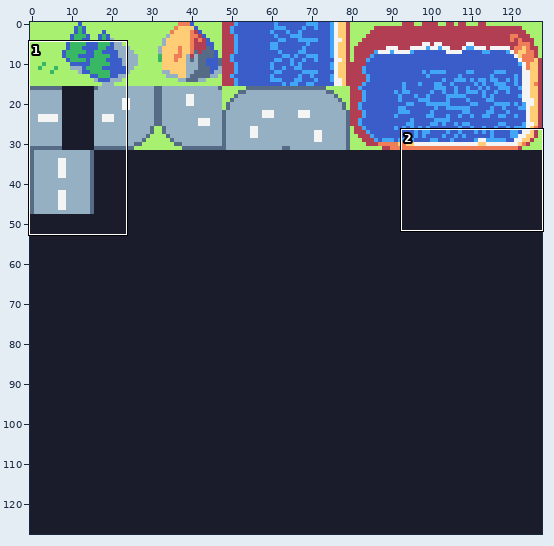
Edited in one commit: sprite sheet (TICWars/tiles.png). Above: a wide view before the commit, with the close-up outlined.
Close-up. Before the commit:
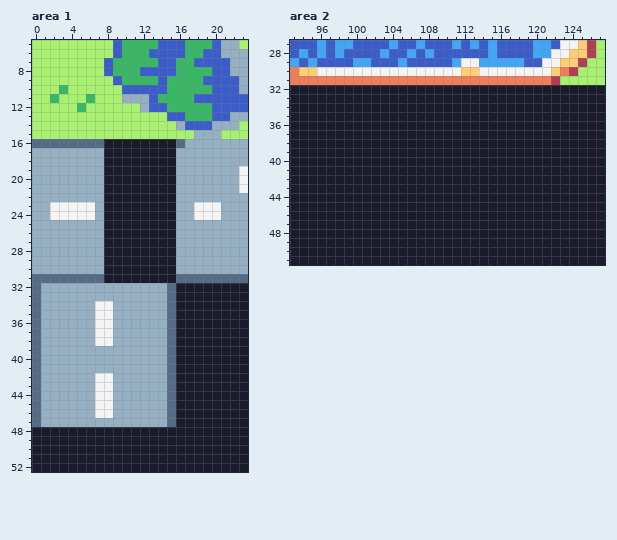
The file is 128x128 pixels. Shown: area 1: x 0..23, y 5..52; area 2: x 93..127, y 27..51. The commit also changed other parts of the picture, which this record leaves out.
The result:
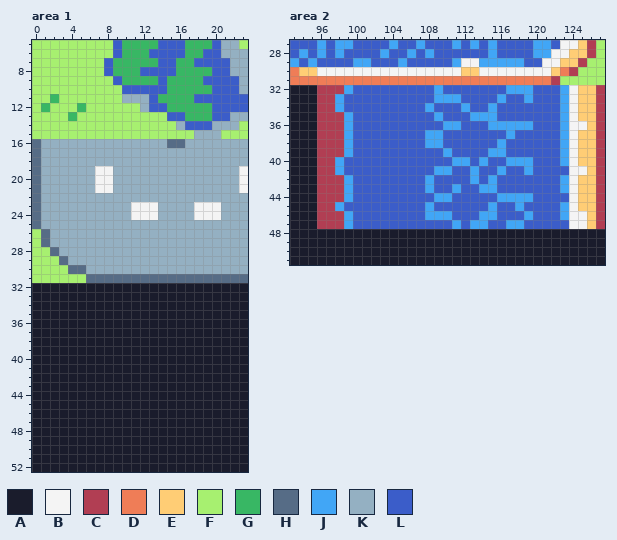
Palette (. is transparent): A #1a1c2c  B #f4f4f4  C #b13e53  D #ef7d57  E #ffcd75  F #a7f070  G #38b764  H #566c86  J #41a6f6  K #94b0c2  L #3b5dc9
Edits made:
--- area 1
@@ x 0..23 @@
  9 FFFFFFFFFLGGGGLGGGGLLLLK
-10 FFFGFFFFFFLLLLLGGGGGLLLK
-11 FFGFFFGFFFKKKLGGGGLLLLLL
-12 FFFFFGFFFFFFKLLGGGGGLLLL
-13 FFFFFFFFFFFFFFFLLGGGLLKK
+10 FFFFFFFFFFLLLLLGGGGGLLLK
+11 FFGFFFFFFFKKKLGGGGLLLLLL
+12 FGFFFGFFFFFFKLLGGGGGLLLL
+13 FFFFGFFFFFFFFFFLLGGGLLKK
 14 FFFFFFFFFFFFFFFFKLLLKKKF
 15 FFFFFFFFFFFFFFFFFFKKKFFF
-16 HHHHHHHHAAAAAAAAHKKKKKKK
-17 KKKKKKKKAAAAAAAAKKKKKKKK
-18 KKKKKKKKAAAAAAAAKKKKKKKK
-19 KKKKKKKKAAAAAAAAKKKKKKKB
-20 KKKKKKKKAAAAAAAAKKKKKKKB
-21 KKKKKKKKAAAAAAAAKKKKKKKB
-22 KKKKKKKKAAAAAAAAKKKKKKKK
-23 KKBBBBBKAAAAAAAAKKBBBKKK
-24 KKBBBBBKAAAAAAAAKKBBBKKK
-25 KKKKKKKKAAAAAAAAKKKKKKKK
-26 KKKKKKKKAAAAAAAAKKKKKKKK
-27 KKKKKKKKAAAAAAAAKKKKKKKK
-28 KKKKKKKKAAAAAAAAKKKKKKKK
-29 KKKKKKKKAAAAAAAAKKKKKKKK
-30 KKKKKKKKAAAAAAAAKKKKKKKK
-31 HHHHHHHHAAAAAAAAHHHHHHHH
-32 HKKKKKKKKKKKKKKHAAAAAAAA
-33 HKKKKKKKKKKKKKKHAAAAAAAA
-34 HKKKKKKBBKKKKKKHAAAAAAAA
-35 HKKKKKKBBKKKKKKHAAAAAAAA
-36 HKKKKKKBBKKKKKKHAAAAAAAA
-37 HKKKKKKBBKKKKKKHAAAAAAAA
-38 HKKKKKKBBKKKKKKHAAAAAAAA
-39 HKKKKKKKKKKKKKKHAAAAAAAA
-40 HKKKKKKKKKKKKKKHAAAAAAAA
-41 HKKKKKKKKKKKKKKHAAAAAAAA
-42 HKKKKKKBBKKKKKKHAAAAAAAA
-43 HKKKKKKBBKKKKKKHAAAAAAAA
-44 HKKKKKKBBKKKKKKHAAAAAAAA
-45 HKKKKKKBBKKKKKKHAAAAAAAA
-46 HKKKKKKBBKKKKKKHAAAAAAAA
-47 HKKKKKKKKKKKKKKHAAAAAAAA
+16 HKKKKKKKKKKKKKKHHKKKKKKK
+17 HKKKKKKKKKKKKKKKKKKKKKKK
+18 HKKKKKKKKKKKKKKKKKKKKKKK
+19 HKKKKKKBBKKKKKKKKKKKKKKB
+20 HKKKKKKBBKKKKKKKKKKKKKKB
+21 HKKKKKKBBKKKKKKKKKKKKKKB
+22 HKKKKKKKKKKKKKKKKKKKKKKK
+23 HKKKKKKKKKKBBBKKKKBBBKKK
+24 HKKKKKKKKKKBBBKKKKBBBKKK
+25 HKKKKKKKKKKKKKKKKKKKKKKK
+26 FHKKKKKKKKKKKKKKKKKKKKKK
+27 FHKKKKKKKKKKKKKKKKKKKKKK
+28 FFHKKKKKKKKKKKKKKKKKKKKK
+29 FFFHKKKKKKKKKKKKKKKKKKKK
+30 FFFFHHKKKKKKKKKKKKKKKKKK
+31 FFFFFFHHHHHHHHHHHHHHHHHH
+32 AAAAAAAAAAAAAAAAAAAAAAAA
+33 AAAAAAAAAAAAAAAAAAAAAAAA
+34 AAAAAAAAAAAAAAAAAAAAAAAA
+35 AAAAAAAAAAAAAAAAAAAAAAAA
+36 AAAAAAAAAAAAAAAAAAAAAAAA
+37 AAAAAAAAAAAAAAAAAAAAAAAA
+38 AAAAAAAAAAAAAAAAAAAAAAAA
+39 AAAAAAAAAAAAAAAAAAAAAAAA
+40 AAAAAAAAAAAAAAAAAAAAAAAA
+41 AAAAAAAAAAAAAAAAAAAAAAAA
+42 AAAAAAAAAAAAAAAAAAAAAAAA
+43 AAAAAAAAAAAAAAAAAAAAAAAA
+44 AAAAAAAAAAAAAAAAAAAAAAAA
+45 AAAAAAAAAAAAAAAAAAAAAAAA
+46 AAAAAAAAAAAAAAAAAAAAAAAA
+47 AAAAAAAAAAAAAAAAAAAAAAAA
 48 AAAAAAAAAAAAAAAAAAAAAAAA
--- area 2
@@ x 93..127 @@
 31 DDDDDDDDDDDDDDDDDDDDDDDDDDDDDCFFFFF
-32 AAAAAAAAAAAAAAAAAAAAAAAAAAAAAAAAAAA
-33 AAAAAAAAAAAAAAAAAAAAAAAAAAAAAAAAAAA
-34 AAAAAAAAAAAAAAAAAAAAAAAAAAAAAAAAAAA
-35 AAAAAAAAAAAAAAAAAAAAAAAAAAAAAAAAAAA
-36 AAAAAAAAAAAAAAAAAAAAAAAAAAAAAAAAAAA
-37 AAAAAAAAAAAAAAAAAAAAAAAAAAAAAAAAAAA
-38 AAAAAAAAAAAAAAAAAAAAAAAAAAAAAAAAAAA
-39 AAAAAAAAAAAAAAAAAAAAAAAAAAAAAAAAAAA
-40 AAAAAAAAAAAAAAAAAAAAAAAAAAAAAAAAAAA
-41 AAAAAAAAAAAAAAAAAAAAAAAAAAAAAAAAAAA
-42 AAAAAAAAAAAAAAAAAAAAAAAAAAAAAAAAAAA
-43 AAAAAAAAAAAAAAAAAAAAAAAAAAAAAAAAAAA
-44 AAAAAAAAAAAAAAAAAAAAAAAAAAAAAAAAAAA
-45 AAAAAAAAAAAAAAAAAAAAAAAAAAAAAAAAAAA
-46 AAAAAAAAAAAAAAAAAAAAAAAAAAAAAAAAAAA
-47 AAAAAAAAAAAAAAAAAAAAAAAAAAAAAAAAAAA
+32 AAACCCJLLLLLLLLLJLLLLLLLJJJLLLJBEEC
+33 AAACCJLLLLLLLLLLJJJLLLLJLLJLLLJBEEC
+34 AAACCJLLLLLLLLLJLLLJLLJLLLLLLLJBEEC
+35 AAACCCJLLLLLLLLLJLLLJJJLLLLLLLJBEEC
+36 AAACCCJLLLLLLLLLLJJLLLJJJJJLLLJBBEC
+37 AAACCCJLLLLLLLLJJLLLLLLLJLLLLLJBEEC
+38 AAACCCJLLLLLLLLJJLLLLLLJLLLLLLJBEEC
+39 AAACCCJLLLLLLLLLLJLLLLJJLLLLLLJBEEC
+40 AAACCJLLLLLLLLLLLLJJLJLLJJJLLLJBEEC
+41 AAACCJLLLLLLLLLLJJLLJLLJLLJLLLLBBEC
+42 AAACCCJLLLLLLLLJLLLLJLJLLLLLLLJBEEC
+43 AAACCCJLLLLLLLLJLLJLLJJLLLLLLLJBEEC
+44 AAACCCJLLLLLLLLLJJLLLLLJJJJLLLLBEEC
+45 AAACCJLLLLLLLLLJLLLLLLJLLJLLLLJBEEC
+46 AAACCCJLLLLLLLLJJJLLLJJLLLJLLLJBBEC
+47 AAACCCJLLLLLLLLLLLJLJJLLJJLLLLLBBEC
 48 AAAAAAAAAAAAAAAAAAAAAAAAAAAAAAAAAAA
